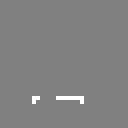
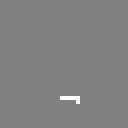
Comparing the layer stacks of the two (128, 128) images. Changes:
painted on "Layer 3" over [32, 96, 84, 104]
